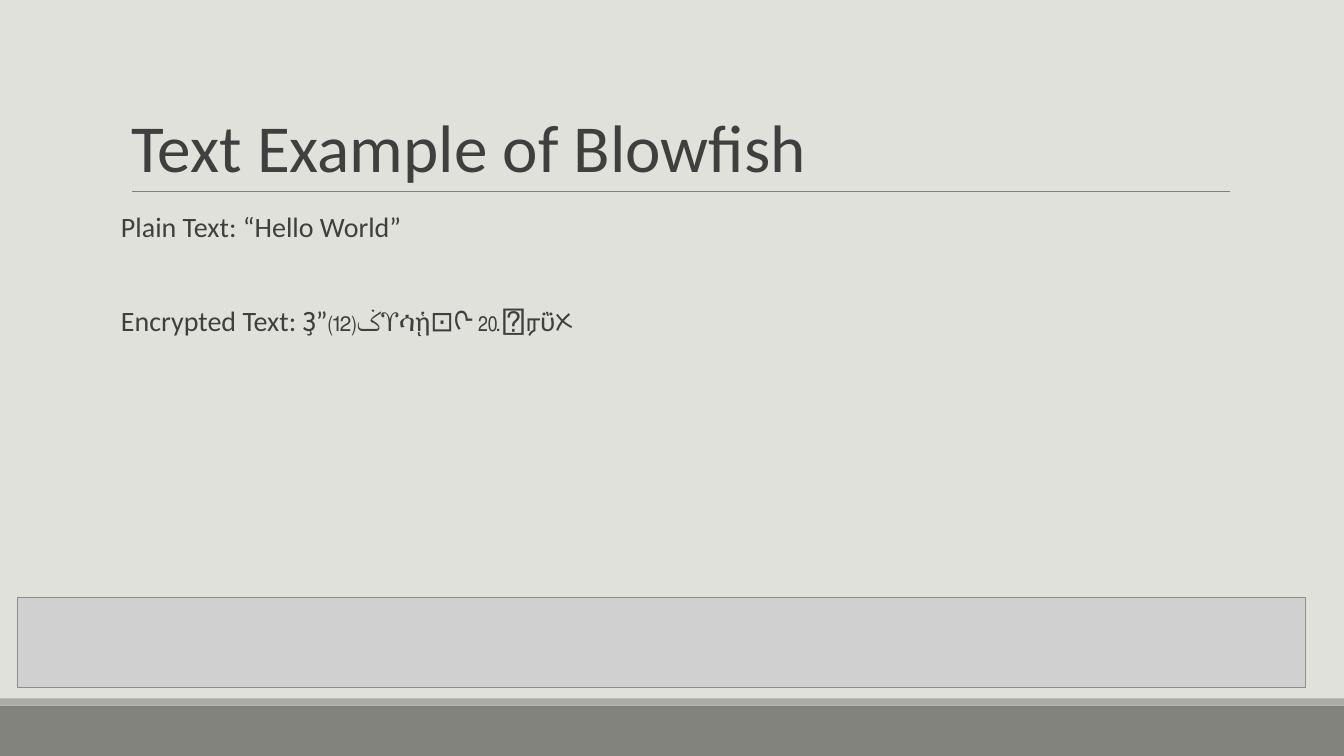
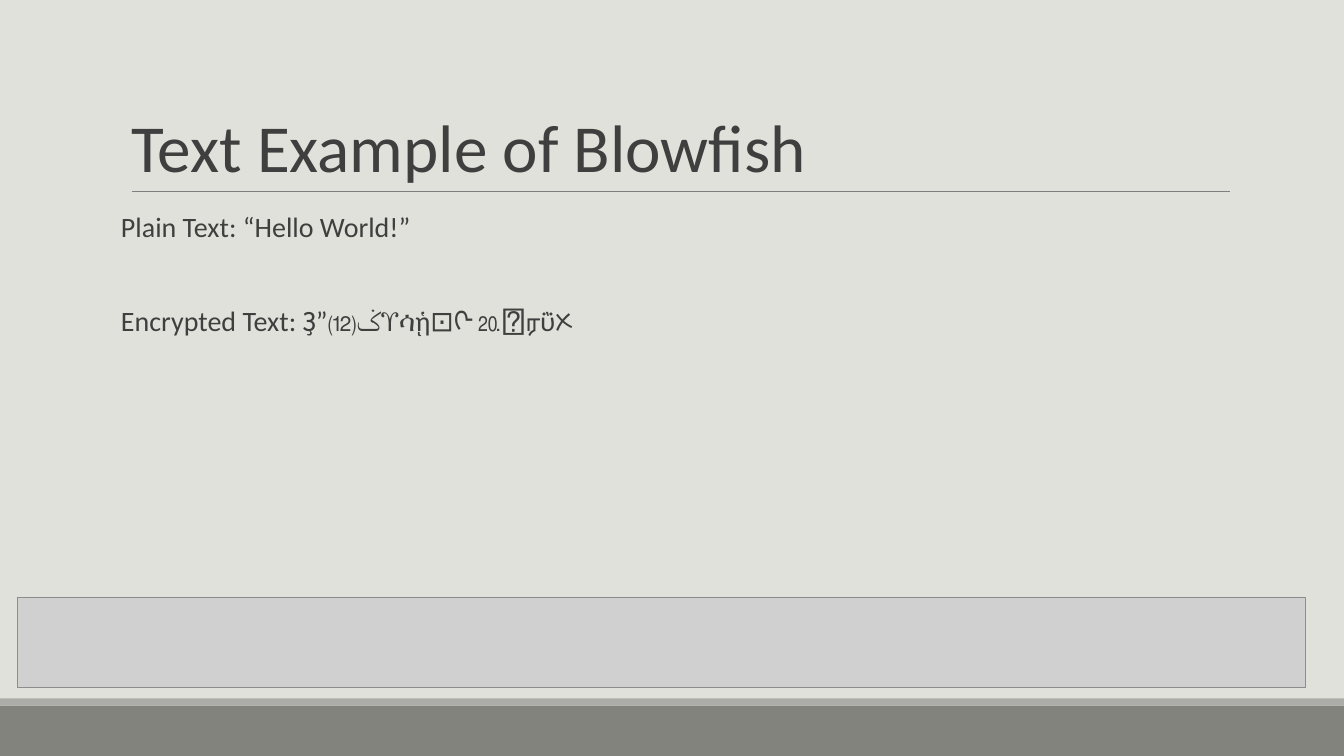
Before and after one commit to ShlomiFridman/CryptoProject2025, a slide deck: slide 12 of CryptoPresentation.pptx (slide 6 before the commit). Drawn at 1344x756 pixels with LibreOffice and Linux fonts; fonts in the diff are those of the drawing; grey boxes stand for pictures. Boxes give left, top, right and bottom in pixels: in the first picture for what was removed or moved away, otherwise in the second. Text is boxed around its words. In the diff, an @@ line names an element or a change of style, - is before the commit and + after.

```diff
--- a/CryptoPresentation.pptx
+++ b/CryptoPresentation.pptx
@@ text at [121,217,410,237]: text changed @@
-Plain Text: “Hello World”
+Plain Text: “Hello World!”
```
Also in this commit, not shown: 7 other slides changed, 2 slides added, 15 slides removed, 3 other files.
